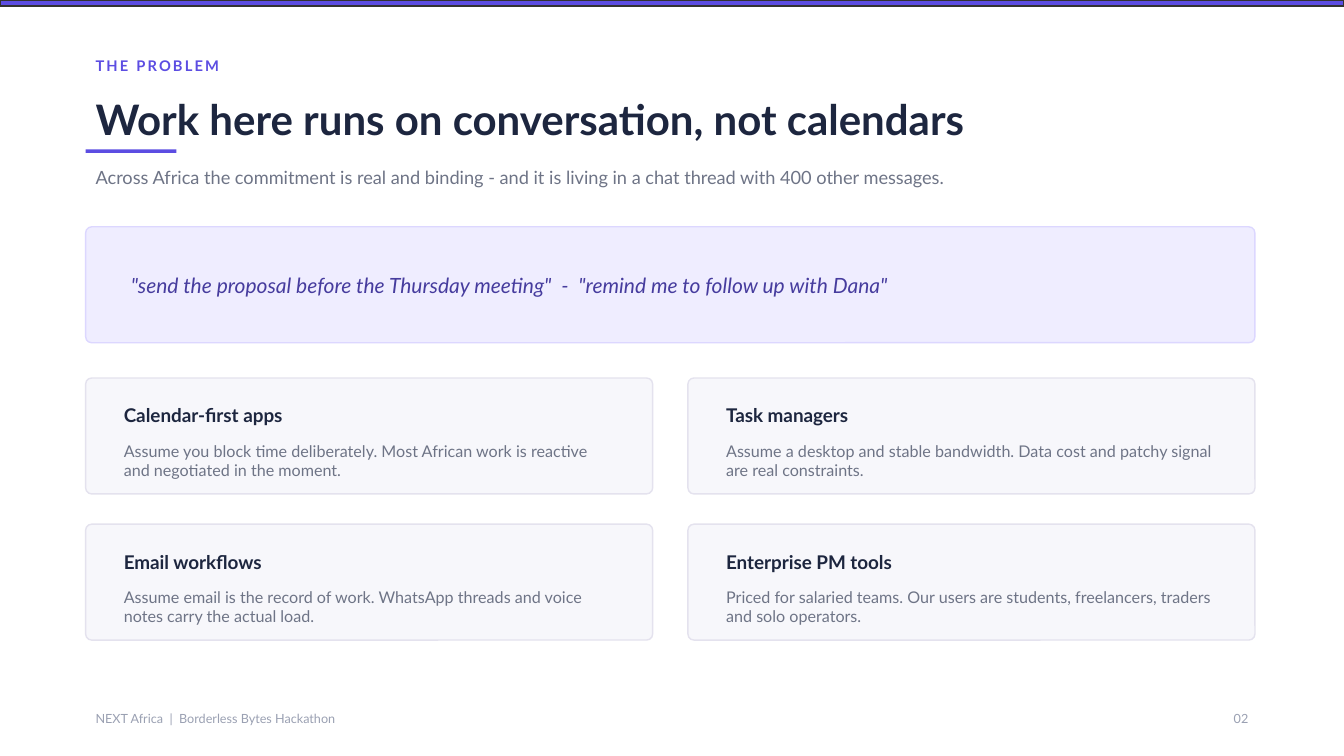
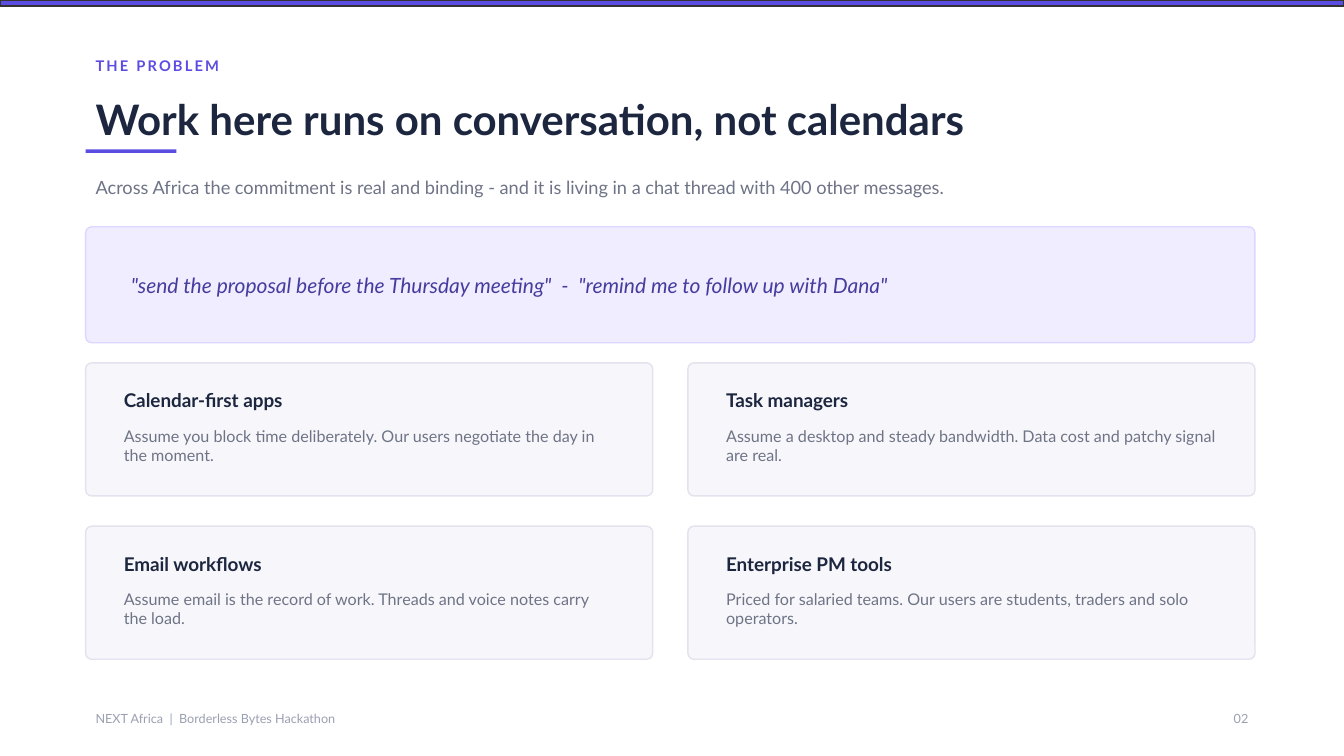
Before and after one commit to opeblow/next-africa, a slide deck: slide 2 of docs/NEXT-Africa-Deck.pptx. Drawn at 1344x756 pixels with LibreOffice and Linux fonts; fonts in the diff are those of the drawing. Boxes give left, top, right and bottom in pixels: in the first picture for what was removed or moved away, otherwise in the second. Text is boxed around its words. In the diff, an @@ line names an element or a change of style, - is before the commit and + after.

Commit message:
docs: fix text clipping in deck card and subtitle boxes

```diff
--- a/docs/NEXT-Africa-Deck.pptx
+++ b/docs/NEXT-Africa-Deck.pptx
@@ text "Across Africa the commitment is ...": place and size @@
-text "Across Africa the commitment is ..." at (96,170,944,188)
+text "Across Africa the commitment is ..." at (96,180,944,198)
@@ rounded rectangle: place and size @@
-rounded rectangle at (86,378,652,494)
+rounded rectangle at (86,363,652,496)
@@ text "Calendar-first apps": place and size @@
-text "Calendar-first apps" at (124,408,282,425)
+text "Calendar-first apps" at (124,393,282,410)
@@ rounded rectangle: place and size @@
-rounded rectangle at (689,378,1255,494)
+rounded rectangle at (689,363,1255,496)
@@ text "Task managers": place and size @@
-text "Task managers" at (726,408,849,426)
+text "Task managers" at (726,393,849,411)
@@ text at (124,430,595,461): text changed @@
-Assume you block time deliberately. Most African work is reactive and negotiated in the moment.
+Assume you block time deliberately. Our users negotiate the day in the moment.
@@ text at (726,430,1215,461): text changed @@
-Assume a desktop and stable bandwidth. Data cost and patchy signal are real constraints.
+Assume a desktop and steady bandwidth. Data cost and patchy signal are real.
@@ rounded rectangle: place and size @@
-rounded rectangle at (86,524,652,640)
+rounded rectangle at (86,526,652,659)
@@ proportions changed in 4 elements at (86,363,652,496), (689,363,1255,496), (86,526,652,659), (689,526,1255,659) @@
@@ rounded rectangle: place and size @@
-rounded rectangle at (689,524,1255,640)
+rounded rectangle at (689,526,1255,659)
@@ text at (124,593,589,624): text changed @@
-Assume email is the record of work. WhatsApp threads and voice notes carry the actual load.
+Assume email is the record of work. Threads and voice notes carry the load.
@@ text at (726,593,1188,627): text changed @@
-Priced for salaried teams. Our users are students, freelancers, traders and solo operators.
+Priced for salaried teams. Our users are students, traders and solo operators.
```
Also in this commit, not shown: 11 other slides changed, 1 other file.
